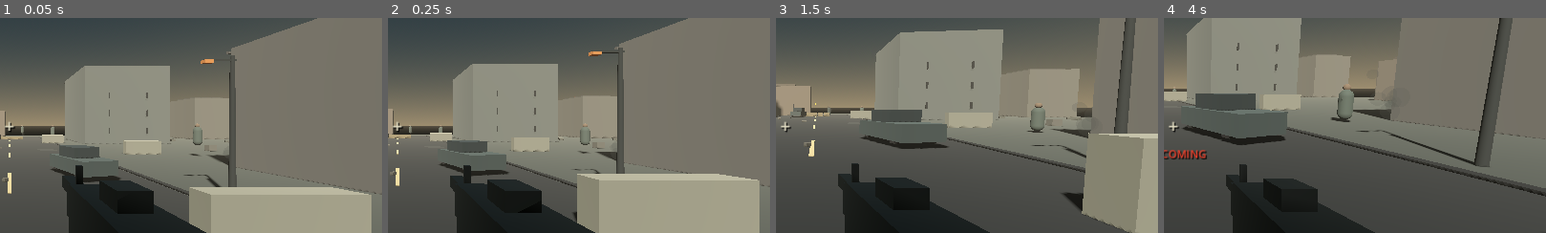
Above: before the commit, frames 1-4 (left to right).
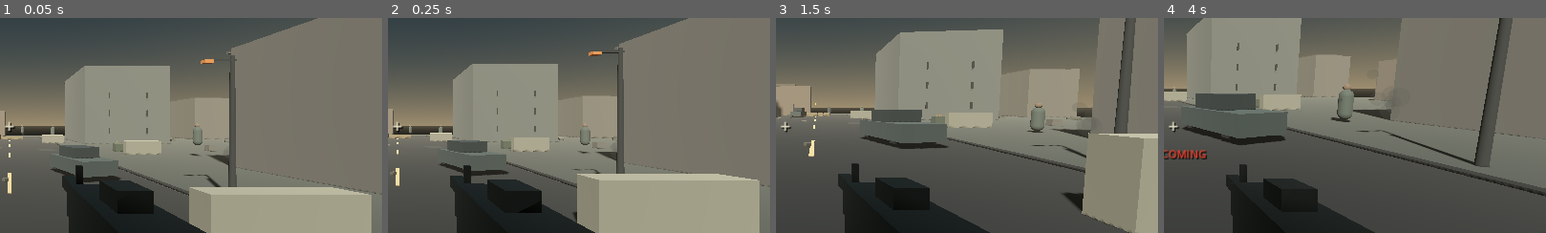
Above: after the commit, the same moments.

Repository: Liladizilla/operation-blackout
Game: Godot game, scene res://scenes/main.tscn
Same seed, same stepped clock (60 frames per second), same inputs: the game is played once before the commit and once after it.
Inputs (mouse positions are % of the whole screen's width and height, from its top left):
- Up to frame 1 (0.05 s): no input
- Up to frame 2 (0.25 s): no input
- Up to frame 3 (1.5 s): tap Enter at 0.5 s; move the mouse to (55, 50) at 0.52 s; hold W (move_forward) from 0.53 s (still down); tap Ctrl (crouch) at 0.6 s; click (55, 50) at 0.67 s; tap Space (jump) at 0.77 s; move the mouse to (45, 50) at 1.27 s; tap F (interact) at 1.35 s
- Up to frame 4 (4 s): keep holding W (move_forward); tap Space (jump) at 1.52, 3.02, 3.77 s; move the mouse to (52, 48) at 2.02 s; tap Z (prone) at 2.1 s; move the mouse to (49, 52) at 2.77 s; tap Shift (sprint) at 2.85 s; click (49, 52) at 2.92 s; move the mouse to (57, 51) at 3.52 s; tap Ctrl (crouch) at 3.6 s
The pictures show only the part of the screen within x 49-99%, y 25-75%; the shares and areas given below are measured in that part.

The runs differ from the first frame. In frame 1, less than 0.1% of the frame differs, in the area x 29-33%, y 57-63%; in frame 2, less than 0.1%; in frame 3, 0.1%, in the area x 40-45%, y 44-50%; in frame 4, less than 0.1%.

Commit message:
Spawn three ammo resupply caches across First Light

Diff:
--- a/scripts/main.gd
+++ b/scripts/main.gd
@@ -18,6 +18,7 @@
     _build_arena()
     _spawn_atmosphere()
     _spawn_player()
+    _spawn_ammo_caches()
     _spawn_enemies()
     _spawn_objective()
     _spawn_hud()
@@ -300,6 +301,15 @@
     player.position = Vector3(0, 1.2, 25)
     add_child(player)
 
+func _spawn_ammo_caches() -> void:
+    var positions := [Vector3(-12.0, 0.0, 22.0), Vector3(12.0, 0.0, -4.0), Vector3(27.0, 0.0, 18.0)]
+    for index in range(positions.size()):
+        var cache := Node3D.new()
+        cache.name = "AmmoCache_%02d" % (index + 1)
+        cache.position = positions[index]
+        cache.set_script(load("res://scripts/ammo_cache.gd"))
+        add_child(cache)
+
 func _spawn_enemies() -> void:
     var positions := [Vector3(-8,0,-13), Vector3(8,0,-24), Vector3(17,0,1), Vector3(-17,0,16), Vector3(3,0,-38)]
     for i in range(positions.size()):
